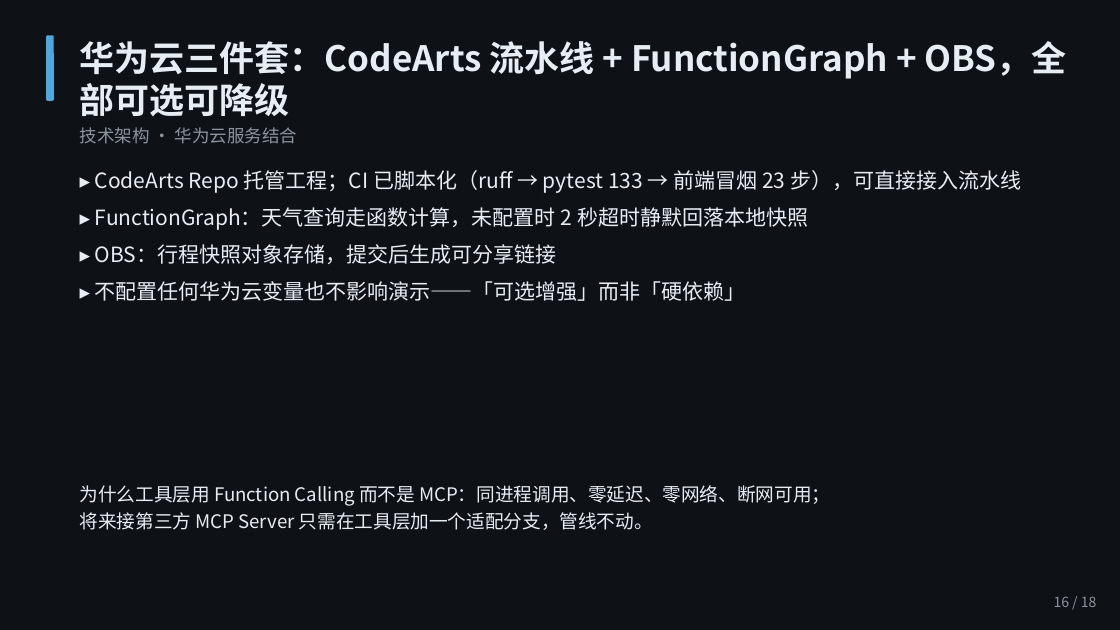
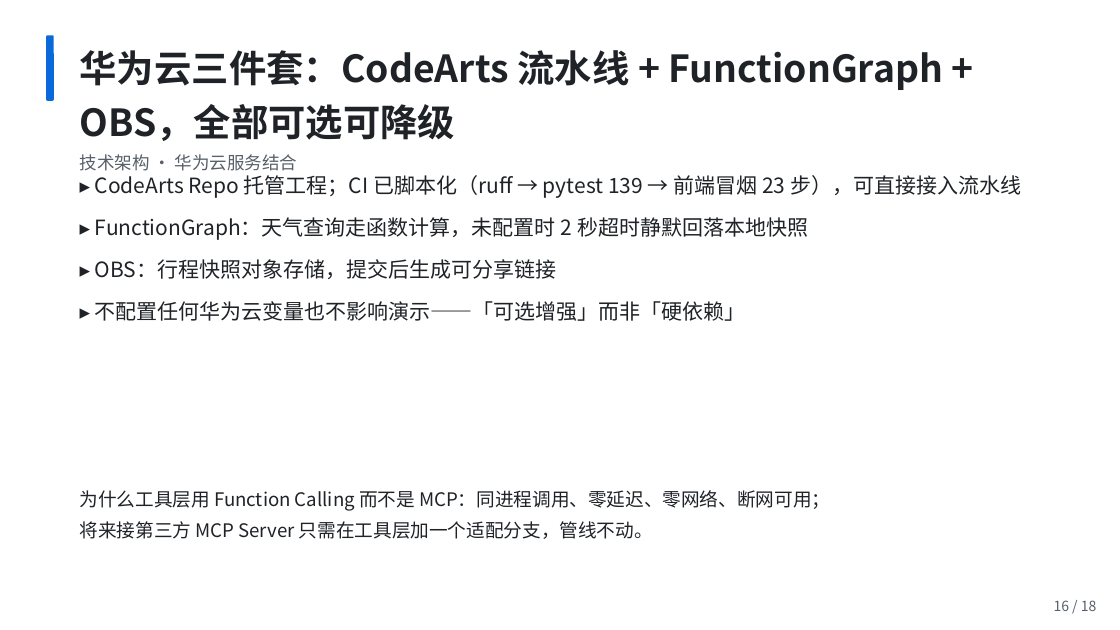
Before and after one commit to josndkosa/shudao-agent, a slide deck: slide 16 of ppt/蜀道智行.pptx. Drawn at 1120x630 pixels with LibreOffice and Linux fonts; fonts in the diff are those of the drawing. Boxes give left, top, right and bottom in pixels: in the first picture for what was removed or moved away, otherwise in the second. Text is boxed around its words. In the diff, an @@ line names an element or a change of style, - is before the commit and + after.

```diff
--- a/ppt/蜀道智行.pptx
+++ b/ppt/蜀道智行.pptx
@@ background #0E1116 to #FFFFFF @@
@@ rounded rectangle at [46,35,54,101]: fill #4EA8DE to #0969DA @@
@@ text "华为云三件套：CodeArts 流水线 + FunctionGraph + ..." at [80,50,943,171]: size 30 to 32 pt, text colour #E6EDF3 to #1F2328 in "华为云三件套：CodeArts 流水线 + FunctionGraph + OBS，全部可选可降级"; text colour #8B949E to #57606A in "技术架构 · 华为云服务结合"; line spacing 1 to 1.2 @@
@@ text at [95,175,1021,198]: text changed; text colour #E6EDF3 to #1F2328 @@
-▸ CodeArts Repo 托管工程；CI 已脚本化（ruff → pytest 133 → 前端冒烟 23 步），可直接接入流水线
+▸ CodeArts Repo 托管工程；CI 已脚本化（ruff → pytest 139 → 前端冒烟 23 步），可直接接入流水线
@@ text at [95,217,808,321]: text colour #E6EDF3 to #1F2328 in "▸ FunctionGraph：天气查询走函数计算，未配置时 2 秒超时静默回落本地快照", "▸ OBS：行程快照对象存储，提交后生成可分享链接", "▸ 不配置任何华为云变量也不影响演示——「可选增强」而非「硬依赖」"; line spacing 1 to 1.2 @@
@@ text "为什么工具层用 Function Calling 而不是 MCP：同进程调用、零延迟、零网络、断网可用；" at [80,490,830,539]: text colour #E6EDF3 to #1F2328; line spacing 1 to 1.2 @@
@@ text "16 / 18" at [1054,600,1097,611]: text colour #8B949E to #57606A; line spacing 1 to 1.2 @@
```
Also in this commit, not shown: 17 other slides changed, 33 other files.
